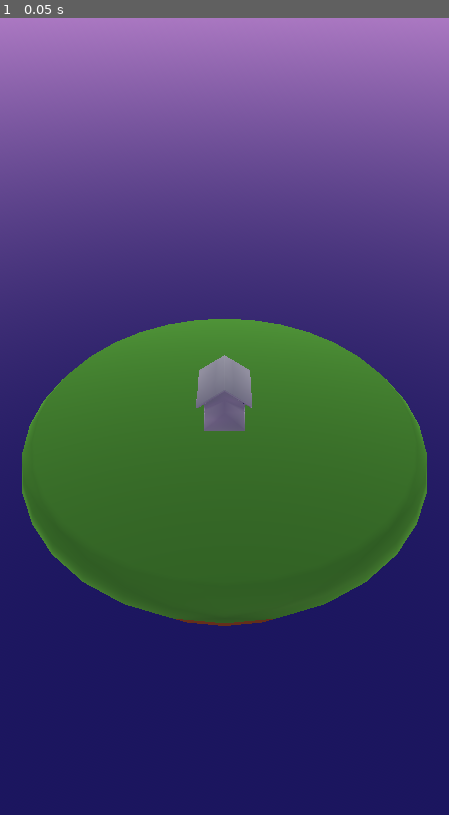
Above: before the commit, frame 1.
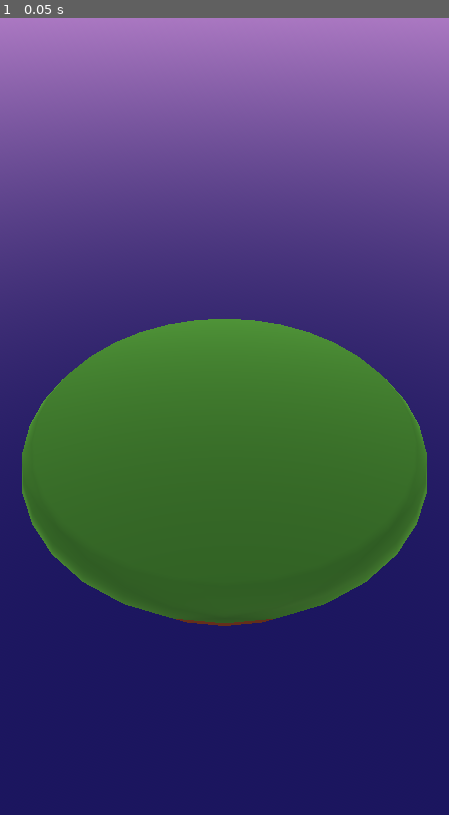
Above: after the commit, the same moment.

Repository: LettucePie/rpg-life
Game: Godot game, scene res://Scenes/PLAY/island_play.tscn
Two runs of this game, one before a commit and one after it. Both use one fixed random seed, a clock stepped at 60 frames per second and the inputs below.
Inputs:
- Up to frame 1 (0.05 s): no input

The runs differ from the first frame. In frame 1, 0.9% of the frame differs, in the area x 43-57%, y 42-52%.

Commit message:
okay godot uses glb with textures within now but they clone next to glb file

Diff:
--- a/Scenes/Userspace/Stations/house_station_01.tscn
+++ b/Scenes/Userspace/Stations/house_station_01.tscn
@@ -1,15 +1,12 @@
-[gd_scene load_steps=4 format=3 uid="uid://dqlqwfeehuxvf"]
+[gd_scene load_steps=3 format=3 uid="uid://dqlqwfeehuxvf"]
 
 [ext_resource type="Script" path="res://Classes/Station.gd" id="1_nyusu"]
-[ext_resource type="PackedScene" uid="uid://nry3y2enomo7" path="res://Assets/3D/Models/house_01.glb" id="2_b7gdx"]
 [ext_resource type="PackedScene" uid="uid://b7s8khb5jf8pn" path="res://Scenes/Userspace/Stations/default_station_shape.tscn" id="3_w10vq"]
 
 [node name="House_01" type="StaticBody3D"]
 script = ExtResource("1_nyusu")
 station_name = "House 01"
 
-[node name="house_01" parent="." instance=ExtResource("2_b7gdx")]
-
 [node name="Default_Station_Shape" parent="." instance=ExtResource("3_w10vq")]
 
 [connection signal="input_event" from="." to="." method="_on_input_event"]
Binary file changed: Assets/3D/Models/house_01.glb
Renamed: Assets/3D/Materials/Objects/Textures/House_Base_Tex.png -> Assets/3D/Models/house_01_House_Base_Tex.png
Not shown, added: Assets/3D/Models/house_01_House_Base_Tex.png.import
Renamed: Assets/3D/Materials/Objects/Textures/House_Roof_Tex.png -> Assets/3D/Models/house_01_House_Roof_Tex.png
Not shown, added: Assets/3D/Models/house_01_House_Roof_Tex.png.import
Binary file removed: Assets/3D/Models/house_02.glb
Not shown, removed: Assets/3D/Models/textures/House_Base_Tex.png.import
Not shown, removed: Assets/3D/Models/textures/House_Roof_Tex.png.import
Not shown, changed: Assets/3D/Models/house_01.blend
